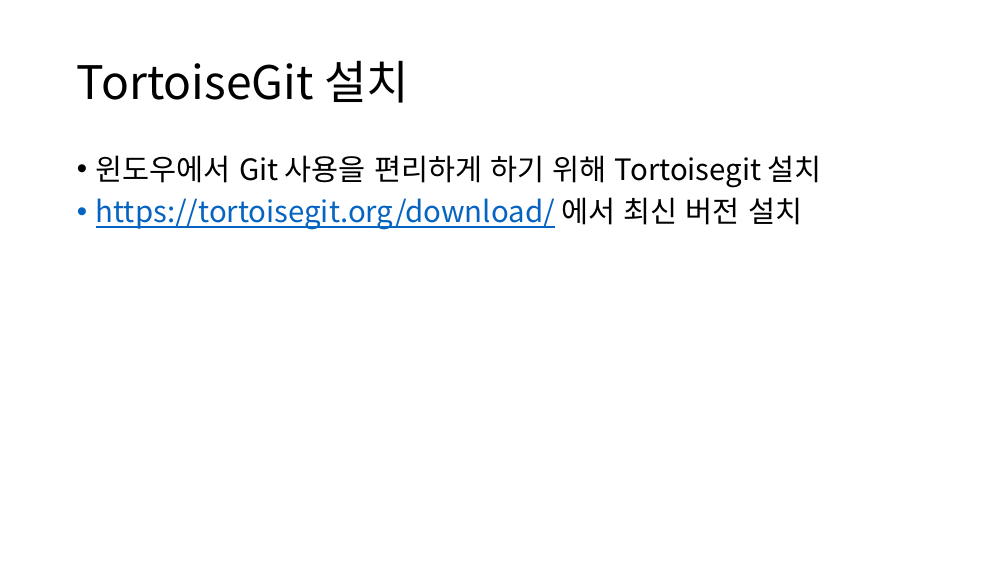
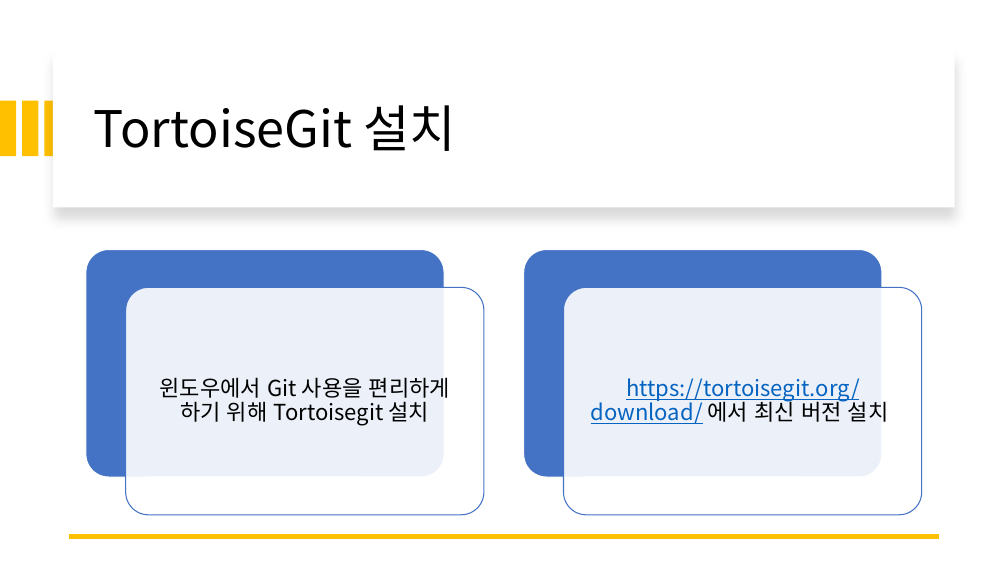
Before and after one commit to yazanamu/ctb-kicad-libraries, a slide deck: slide 4 of KiCAD사용법.pptx. Drawn at 1008x567 pixels with LibreOffice and Linux fonts; fonts in the diff are those of the drawing. Boxes give left, top, right and bottom in pixels: in the first picture for what was removed or moved away, otherwise in the second. Text is boxed around its words. In the diff, an @@ line names an element or a change of style, - is before the commit and + after.

```diff
--- a/KiCAD사용법.pptx
+++ b/KiCAD사용법.pptx
@@ rectangle added at (53,51,955,207), fill #FFFFFF @@
@@ title "TortoiseGit 설치": place and size @@
-title "TortoiseGit 설치" at (77,60,409,103)
+title "TortoiseGit 설치" at (94,105,456,151)
@@ title "TortoiseGit 설치" at (94,105,456,151): size 44 to 48 pt @@
@@ rectangle added at (0,101,16,157), fill #FFC000 @@
@@ rectangle added at (22,101,38,157), fill #FFC000 @@
@@ rectangle added at (45,101,60,157), fill #FFC000 @@
@@ text at (96,197,802,230): paragraph removed @@
-• https://tortoisegit.org/download/ 에서 최신 버전 설치
@@ text "윈도우에서 Git 사용을 편리하게 하기 ...": place and size @@
-text "윈도우에서 Git 사용을 편리하게 하기 ..." at (96,155,822,230)
+text "윈도우에서 Git 사용을 편리하게 하기 ..." at (160,377,450,426)
@@ text "윈도우에서 Git 사용을 편리하게 하기 ..." at (160,377,450,426): size 28 to 21 pt; alignment left to centre; bullet • to none; less space between paragraphs; vertical alignment top to middle @@
@@ group added at (86,250,922,515): 4 rounded rectangles, 1 text @@
+https://tortoisegit.org/download/ 에서 최신 버전 설치
@@ line added from (939, 536) to (70, 536), #FFC000 4.5 pt @@
```
Also in this commit, not shown: 5 other slides changed, 2 slides added.
